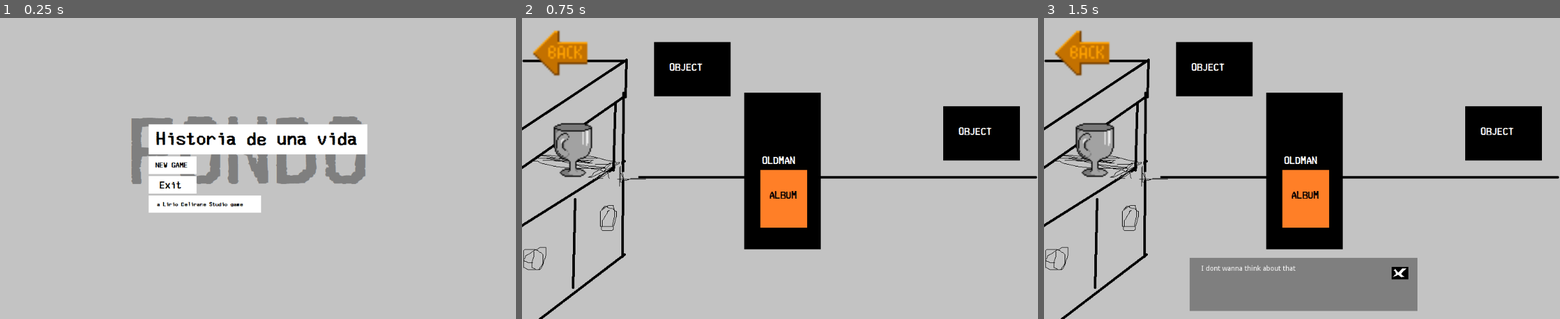
Above: before the commit, frames 1-3 (left to right).
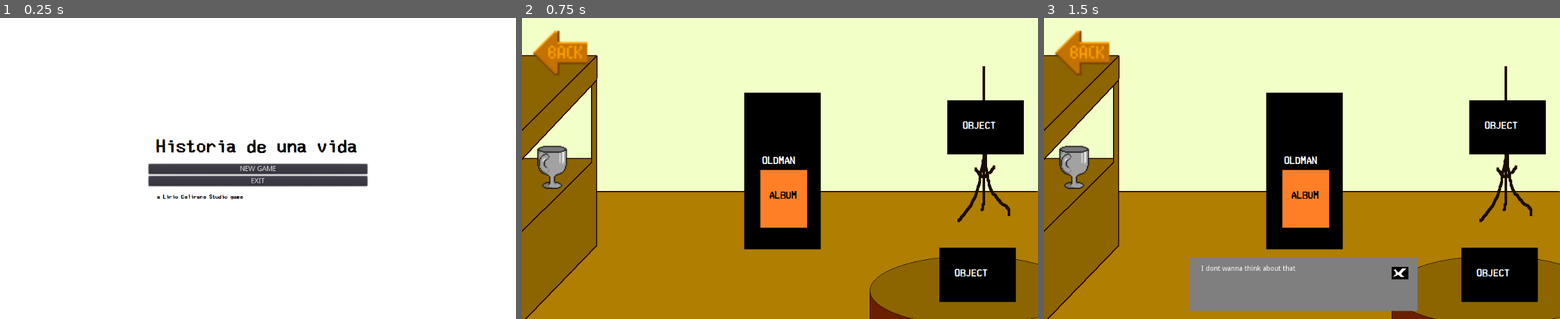
Above: after the commit, the same moments.

Repository: Alkhioz/historiaDeUnaVida
Game: Godot game, scene res://scenes/mainMenu/MainMenu.tscn
The game is run twice, just before and just after one commit, with the same random seed, the same clock (stepped at 60 frames per second) and the same inputs.
Inputs (mouse positions are in pixels of both pictures, inside the frame that each line leads up to; where the layout moved, square brackets give the same spot in the first picture):
- Up to frame 1 (0.25 s): no input
- Up to frame 2 (0.75 s): click (780, 168) [780, 165] at 0.5 s
- Up to frame 3 (1.5 s): click (1074, 168) [1095, 150] at 1.25 s

The runs differ from the first frame. In frame 1, 96% of the frame differs, in the area x 0-100%, y 0-100%; in frame 2, 89%; in frame 3, 82%.

Commit message:
finish minigames

Diff:
--- a/scenes/childMiniGame/ChildMiniGame.gd
+++ b/scenes/childMiniGame/ChildMiniGame.gd
@@ -79,15 +79,3 @@
 		yield(get_tree().create_timer(0.5), "timeout")
 		global.vocalKey = ""
 		get_node("feedback").texture = load("res://assets/images/ChildMiniGame/answer.png")
-
-
-func _on_Button_pressed():
-	pass # Replace with function body.
-	global.child = 2
-	get_tree().change_scene("res://scenes/oldManRoom/transition.tscn")
-
-
-func _on_Button2_pressed():
-	pass # Replace with function body.
-	global.child = 1
-	get_tree().change_scene("res://scenes/oldManRoom/transition.tscn")
--- a/scenes/childMiniGame/ChildMiniGame.tscn
+++ b/scenes/childMiniGame/ChildMiniGame.tscn
@@ -8,36 +8,6 @@
 
 [node name="Node2D" type="Node2D"]
 script = ExtResource( 1 )
-
-[node name="Button" type="Button" parent="."]
-margin_left = 325.585
-margin_top = 244.189
-margin_right = 652.585
-margin_bottom = 328.189
-text = "Finish Mini Game"
-__meta__ = {
-"_edit_use_anchors_": false
-}
-
-[node name="Button2" type="Button" parent="."]
-margin_left = 322.827
-margin_top = 350.213
-margin_right = 650.827
-margin_bottom = 446.213
-text = "Finish mini game error"
-__meta__ = {
-"_edit_use_anchors_": false
-}
-
-[node name="RichTextLabel" type="RichTextLabel" parent="."]
-margin_left = 397.806
-margin_top = 184.549
-margin_right = 576.806
-margin_bottom = 210.549
-text = "ESTE ES UN MINIJUEGO"
-__meta__ = {
-"_edit_use_anchors_": false
-}
 
 [node name="background" type="TextureRect" parent="."]
 margin_right = 40.0
@@ -71,5 +41,3 @@
 [node name="AudioStreamPlayer" type="AudioStreamPlayer" parent="."]
 stream = ExtResource( 2 )
 autoplay = true
-[connection signal="pressed" from="Button" to="." method="_on_Button_pressed"]
-[connection signal="pressed" from="Button2" to="." method="_on_Button2_pressed"]
--- a/scenes/mainMenu/MainMenu.tscn
+++ b/scenes/mainMenu/MainMenu.tscn
@@ -1,11 +1,9 @@
-[gd_scene load_steps=7 format=2]
+[gd_scene load_steps=5 format=2]
 
 [ext_resource path="res://scenes/mainMenu/MainMenu.gd" type="Script" id=1]
 [ext_resource path="res://assets/images/mainMenu/trademark.png" type="Texture" id=2]
 [ext_resource path="res://assets/images/mainMenu/title.png" type="Texture" id=4]
-[ext_resource path="res://assets/images/mainMenu/exit.png" type="Texture" id=5]
 [ext_resource path="res://assets/images/mainMenu/backgraound.png" type="Texture" id=6]
-[ext_resource path="res://assets/images/mainMenu/newGame.png" type="Texture" id=7]
 
 [node name="MainMenu" type="MarginContainer"]
 anchor_right = 1.0
@@ -26,9 +24,9 @@
 
 [node name="VBoxContainer" type="VBoxContainer" parent="CenterContainer"]
 margin_left = 295.0
-margin_top = 212.0
+margin_top = 227.0
 margin_right = 729.0
-margin_bottom = 388.0
+margin_bottom = 373.0
 
 [node name="Title" type="TextureRect" parent="CenterContainer/VBoxContainer"]
 margin_right = 434.0
@@ -38,23 +36,23 @@
 [node name="MenuOption" type="VBoxContainer" parent="CenterContainer/VBoxContainer"]
 margin_top = 64.0
 margin_right = 434.0
-margin_bottom = 138.0
+margin_bottom = 108.0
 
-[node name="NewGameButton" type="TextureButton" parent="CenterContainer/VBoxContainer/MenuOption"]
+[node name="NewGameButton" type="Button" parent="CenterContainer/VBoxContainer/MenuOption"]
 margin_right = 434.0
-margin_bottom = 35.0
-texture_normal = ExtResource( 7 )
+margin_bottom = 20.0
+text = "NEW GAME"
 
-[node name="Exit" type="TextureButton" parent="CenterContainer/VBoxContainer/MenuOption"]
-margin_top = 39.0
+[node name="Exit" type="Button" parent="CenterContainer/VBoxContainer/MenuOption"]
+margin_top = 24.0
 margin_right = 434.0
-margin_bottom = 74.0
-texture_normal = ExtResource( 5 )
+margin_bottom = 44.0
+text = "EXIT"
 
 [node name="Logo" type="TextureRect" parent="CenterContainer/VBoxContainer"]
-margin_top = 142.0
+margin_top = 112.0
 margin_right = 434.0
-margin_bottom = 176.0
+margin_bottom = 146.0
 texture = ExtResource( 2 )
 [connection signal="pressed" from="CenterContainer/VBoxContainer/MenuOption/NewGameButton" to="." method="_on_NewGameButton_pressed"]
 [connection signal="pressed" from="CenterContainer/VBoxContainer/MenuOption/Exit" to="." method="_on_Exit_pressed"]
--- a/scenes/oldManRoom/OldManRoom.gd
+++ b/scenes/oldManRoom/OldManRoom.gd
@@ -23,7 +23,7 @@
 		if global.youth == 2:
 #			get_node("Object1").texture_hover = load("res://assets/images/oldManRoom/mainroom/trophy/GameTrophyColor2.png")
 #			get_node("Object1").texture_normal = load("res://assets/images/oldManRoom/mainroom/trophy/GameTrophyColor1.png")
-			get_node("Album/Youth").texture_normal = load("res://assets/images/oldManRoom/album/child/GamePolaroidSuccess.png")
+			get_node("Album/Youth").texture_normal = load("res://assets/images/oldManRoom/album/youth/GamePolaroidSuccessT.png")
 		else:
 			get_node("Album/Youth").texture_normal = load("res://assets/images/oldManRoom/album/GamePolaroidRota.png")
 		get_node("Album/Youth").disabled = true
@@ -32,7 +32,7 @@
 		if global.adult == 2:
 #			get_node("Object1").texture_hover = load("res://assets/images/oldManRoom/mainroom/trophy/GameTrophyColor2.png")
 #			get_node("Object1").texture_normal = load("res://assets/images/oldManRoom/mainroom/trophy/GameTrophyColor1.png")
-			get_node("Album/Adult").texture_normal = load("res://assets/images/oldManRoom/album/child/GamePolaroidSuccess.png")
+			get_node("Album/Adult").texture_normal = load("res://assets/images/oldManRoom/album/adult/GamePolaroidSuccessA.png")
 		else:
 			get_node("Album/Adult").texture_normal = load("res://assets/images/oldManRoom/album/GamePolaroidRota.png")
 		get_node("Album/Adult").disabled = true
--- a/scenes/oldManRoom/OldManRoom.tscn
+++ b/scenes/oldManRoom/OldManRoom.tscn
@@ -52,10 +52,11 @@
 }
 
 [node name="Object1" type="TextureButton" parent="."]
-margin_left = 25.3958
-margin_top = 185.642
-margin_right = 177.396
-margin_bottom = 337.642
+margin_left = 0.970369
+margin_top = 236.42
+margin_right = 152.971
+margin_bottom = 388.42
+rect_scale = Vector2( 0.772527, 0.8 )
 texture_normal = ExtResource( 14 )
 texture_hover = ExtResource( 15 )
 expand = true
@@ -64,17 +65,20 @@
 }
 
 [node name="Object2" type="TextureButton" parent="."]
-margin_left = 835.821
-margin_top = 176.227
-margin_right = 987.821
-margin_bottom = 284.227
+margin_left = 827.97
+margin_top = 457.573
+margin_right = 979.97
+margin_bottom = 565.573
 texture_normal = ExtResource( 3 )
+__meta__ = {
+"_edit_use_anchors_": false
+}
 
 [node name="Object3" type="TextureButton" parent="."]
-margin_left = 262.0
-margin_top = 48.0
-margin_right = 414.0
-margin_bottom = 156.0
+margin_left = 844.321
+margin_top = 164.464
+margin_right = 996.321
+margin_bottom = 272.464
 texture_normal = ExtResource( 3 )
 
 [node name="BackArrow" type="TextureButton" parent="."]
Binary file changed: assets/images/mainMenu/backgraound.png
Binary file changed: assets/images/oldManRoom/album/adult/GamePolaroidSuccessA.png
Binary file changed: assets/images/oldManRoom/album/child/GamePolaroidSuccess.png
Binary file changed: assets/images/oldManRoom/album/youth/GamePolaroidSuccessT.png
Binary file changed: assets/images/oldManRoom/backgraound.png
